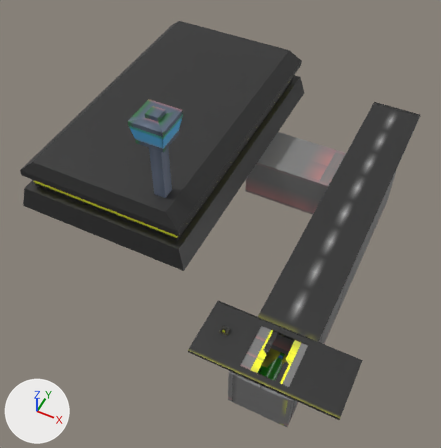
Before and after pictures for a commit that changed the FBX model assets/spaceship.fbx.
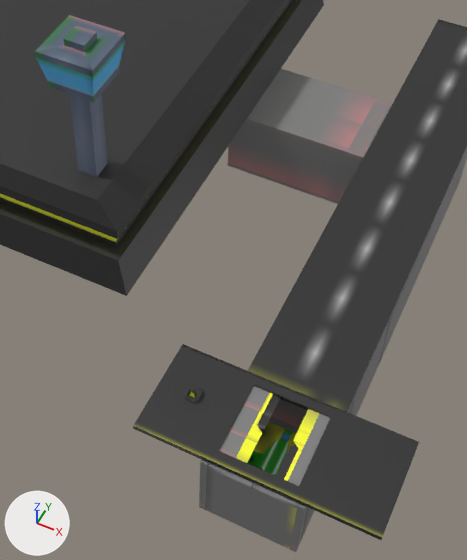
Each version is shown whole from a 50 mm camera at (9.4, -27.0, 27.2) aimed at (-1.5, -5.2, -0.1), then close up on the part from 24% to 89% of the width and 20% to 97% of the height. The lights are fixed; the arrows at lower left show +X, +Y and +Z. Where no turn or scale is listed for an object, it has been applied to the vertices. Vertices at the same position are counted once.

The first close-up shows 'door', 'door_1', 'elevator', 'runway', 'spaceport', 'spaceship', 'taxiterminal', 'terminal', 'tower', 'tunnel_1', 'tunnel_2', 'tunnelend'.
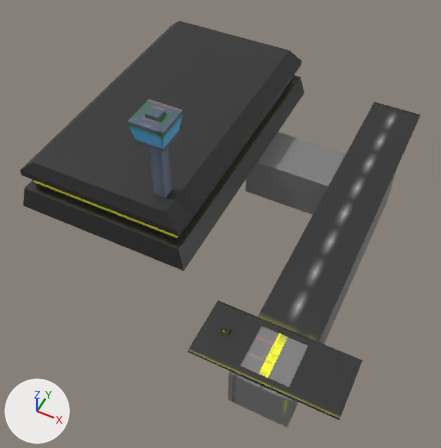
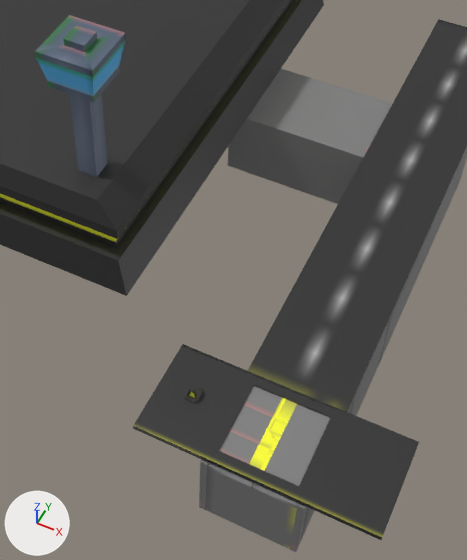
The newer file is also rescaled (x0.16) as a whole; pictures and numbers use the older file's frame.

Pixel boxes (x1, y1, x2, y2) of what changed, in the close-ups (467 x 560 px; the box of a moved part takes in the faces that stretch with it):
'door_1', mesh moved
    before: (276, 409, 330, 486)
    after: (261, 399, 330, 486)
'door', mesh moved
    before: (219, 386, 280, 463)
    after: (219, 386, 286, 469)
part 3 of me_terminal, surface changed (brown to grey)
    both: (228, 69, 391, 204)
part 4 of me_spaceship, moved or reshaped (not visible afterwards)
    before: (247, 429, 292, 476)

The change, as a diff of the scene's bpy script:
```diff
--- a/assets/spaceship.fbx.py
+++ b/assets/spaceship.fbx.py
@@ me_door_1 @@
 me_door_1.from_pydata(...)  # 72 vertices, 72 faces; spans x -1.0..0.5, y -1.31..1.33, z -0.06..0.0
 # used by ob_door_1; location = (6.5, -11.94, 0.06)
+# me_door_1 part 1: the whole mesh is moved by (-0.75, 0.0, 0.0)
 me_door_1.materials.append(mat_spaceship_png)
@@ me_spaceship @@
 # used by ob_spaceship; location = (5.0, -11.5, -1.06)
-me_spaceship.from_pydata(...)  # 66 vertices, 66 faces; spans x -0.75..0.75, y -1.69..0.81, z -0.62..-0.37
+me_spaceship.from_pydata(...)  # 66 vertices, 66 faces; spans x -6.25..-3.75, y 13.0..15.06, z -1.63..-1.0
+# me_spaceship part 4: 66 of 66 vertices moved; they spanned x -0.75..0.75, y -1.69..0.81, z -0.62..-0.37 and now span x -6.25..-3.75, y 13.0..15.06, z -1.63..-1.0; mean shift (-5.14, 14.59, -0.84); largest move (-0.28, -1.69, -0.56) -> (-6.25, 14.34, -1.47)
 me_spaceship.materials.append(mat_spaceship_png)
@@ me_terminal @@
 # used by ob_terminal; location = (0.25, 2.62, -1.5)
-me_terminal.from_pydata(...)  # 98 vertices, 104 faces; spans x -2.75..2.88, y -1.81..1.69, z -1.63..1.38
+me_terminal.from_pydata(...)  # 98 vertices, 104 faces; spans x -2.75..2.88, y -1.81..1.69, z -1.62..1.38
+# me_terminal part 3: texture (UV) coordinates of 104 of 104 faces, centred in x -2.75..2.88, y -1.81..1.69, z -1.63..1.38, changed; they spanned u 0.55..0.62, v 0.0..0.06 and now span u 0.52..0.77, v 0.0..0.22
 me_terminal.materials.append(mat_spaceship_png)
@@ me_door @@
 me_door.from_pydata(...)  # 72 vertices, 72 faces; spans x -0.5..1.0, y -1.31..1.33, z 0.0..0.06
 # used by ob_door; location = (3.56, -11.94, 0.0)
+# me_door part 2: the whole mesh is moved by (0.44, 0.0, 0.0)
 me_door.materials.append(mat_spaceship_png)
```
